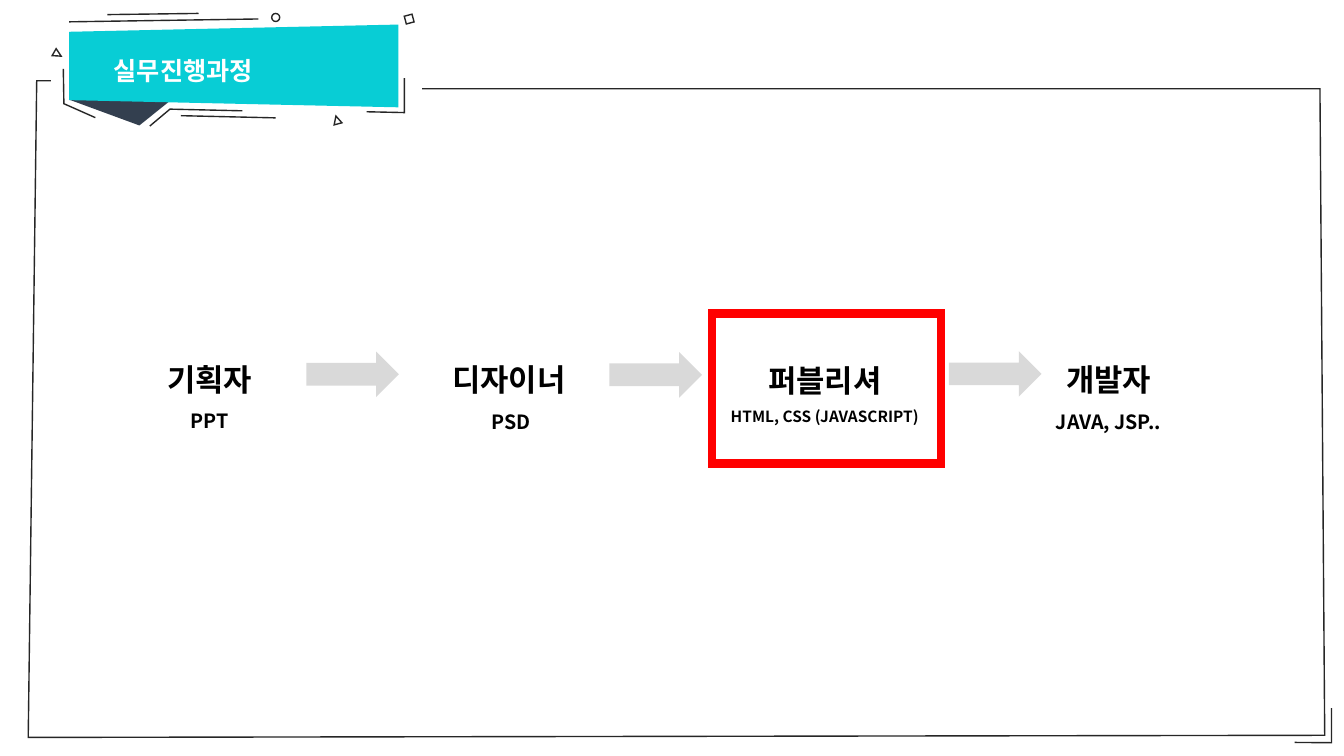
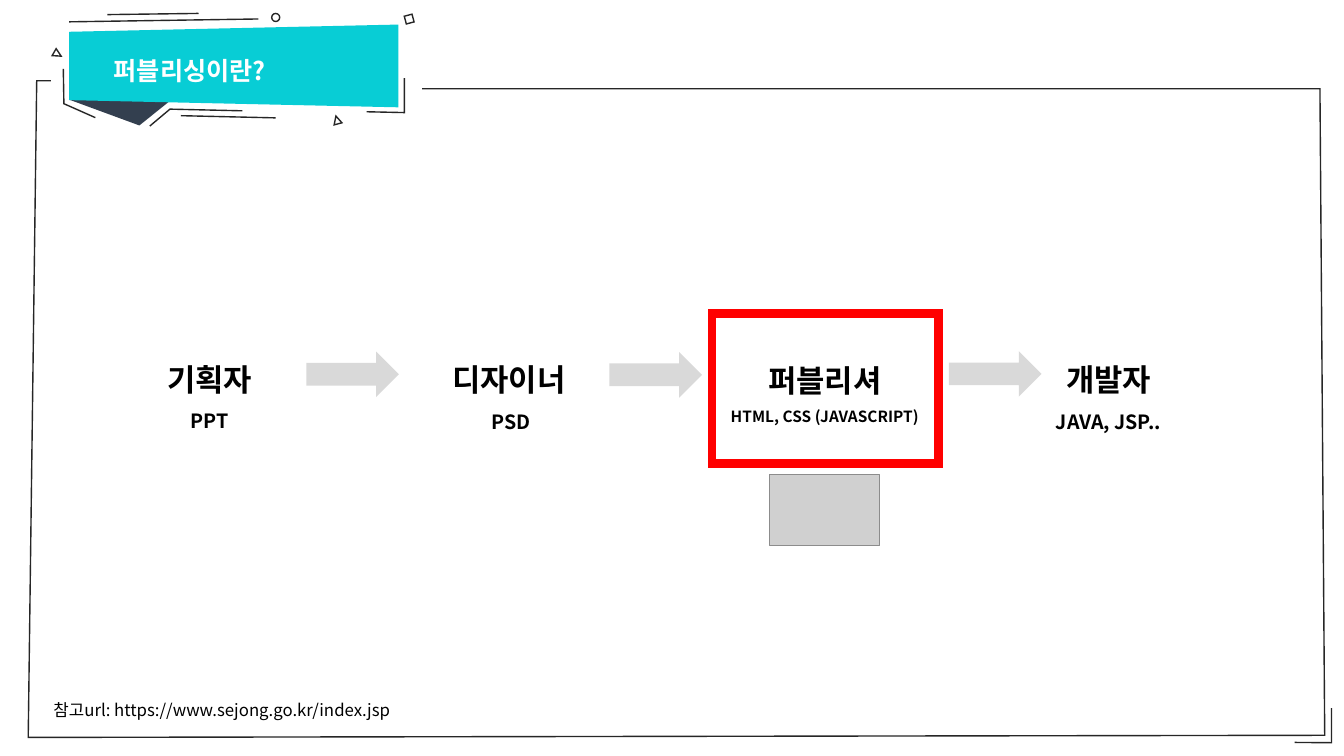
Before and after one commit to sumn-2020/lecture, a slide deck: slide 2 of 강의자료.pptx. Drawn at 1344x756 pixels with LibreOffice and Linux fonts; fonts in the diff are those of the drawing; grey boxes stand for pictures. Boxes give left, top, right and bottom in pixels: in the first picture for what was removed or moved away, otherwise in the second. Text is boxed around its words. In the diff, an @@ line names an element or a change of style, - is before the commit and + after.

```diff
--- a/강의자료.pptx
+++ b/강의자료.pptx
@@ text at [114, 59, 266, 83]: text changed @@
-실무진행과정
+퍼블리싱이란?
@@ picture added at [769, 475, 879, 545] @@
@@ text added at [53, 702, 390, 721], 12 pt, text #000000 @@
+참고url: https://www.sejong.go.kr/index.jsp
```
Also in this commit, not shown: 16 other slides changed, 1 slide added, 3 slides removed, 2 other files.
